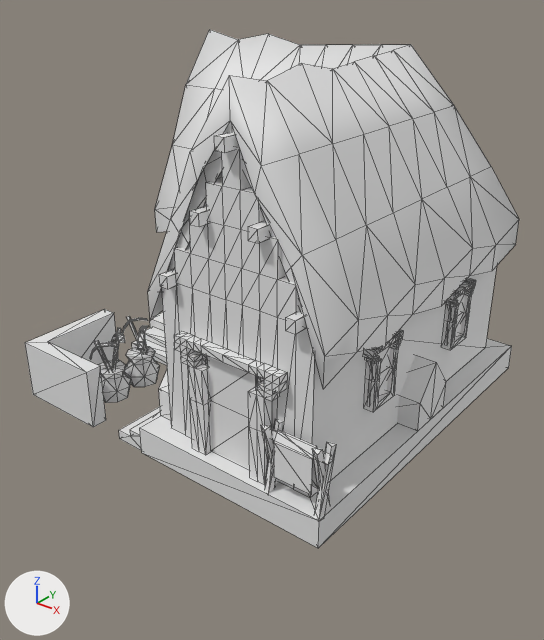
One commit to the COLLADA model art/meshes/structural/tiwanaku/storehouse.dae: the scene before it, then after it.
The view is the same before and after, from a 50 mm lens placed at (14.8, -18.4, 13.9), pointed at (0.6, -0.7, 2.9). The axes (+X, +Y, +Z) are drawn at lower left. The lights are the same throughout. Mesh edges are drawn as thin lines. Where no turn or scale is listed for an object, it has been applied to the vertices.

Before the edit, the objects in view are built like this:
```python
me_cubo_165 = bpy.data.meshes.new('Cubo.165')
me_cubo_165.from_pydata(...)  # 1744 vertices, 2668 faces; spans x -5.98..6.33, y -5.95..6.35, z -0.05..11.43
me_cubo_165.materials.append(mat_texturas_tiahuanaco)  # its picture is missing
ob_storehouse = bpy.data.objects.new('storehouse', me_cubo_165)
ob_storehouse.location = (0.0, 0.0, 0.0)
```
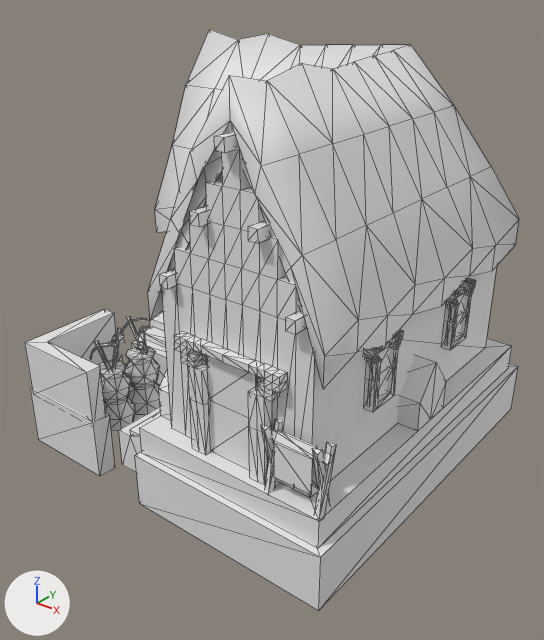
What the commit changed:
me_cubo_165 is used by ob_storehouse; location (0.0, 0.0, 0.0).
me_cubo_165 had 1744 vertices, 2668 faces and spanned x -5.98..6.33, y -5.95..6.35, z -0.05..11.43.
me_cubo_165 now has 1851 vertices, 2832 faces and spans x -6.13..6.54, y -6.15..6.58, z -1.88..11.43.
me_cubo_165 part 1: the loose piece of 33 vertices spanning x -4.38..-3.04, y -3.5..-2.15, z -0.02..1.09 is copied, and the copy is scaled about its middle by 1.14, then moved by (0.0, 0.0, -1.05); it spans x -4.47..-2.94, y -3.59..-2.06, z -1.15..0.12.
me_cubo_165 part 2: the loose piece of 33 vertices spanning x -4.37..-3.06, y -4.81..-3.51, z -0.02..1.09 is copied, and the copy is scaled about its middle by 1.14, then moved by (0.0, 0.0, -1.05); it spans x -4.46..-2.97, y -4.9..-3.41, z -1.15..0.12.
Part 3, on me_cubo_165:
4 faces are deleted.
7 vertices in x -5.76..-0.41, y -5.8..-0.35, z -0.05 move by (0.0, 0.0, -1.01).
1 vertex moves from x -1.01, y -3.08, z 0.29 to x -1.01, y -3.08, z -0.73.
12 vertices are added at x -6.13..6.54, y -6.15..6.58, z -1.88..-1.86.
6 new vertices lie (0.0, 0.0, 2.13) away from vertices in x -5.96..-2.5, y -6.0..-2.34, z -1.88.
6 new vertices lie (0.0, 0.0, 1.88) away from vertices in x -6.13..6.54, y -6.15..6.58, z -1.86.
32 new faces join them.

Pixel boxes (x1, y1, x2, y2) of what changed, in the pictures (544 x 640 px):
'storehouse', reshaped (12% taller): before (25, 29, 519, 548); after (25, 29, 519, 611)
part 1 of me_cubo_165, added: after (129, 374, 160, 415)
part 2 of me_cubo_165, added: after (104, 390, 135, 431)
part 3 of me_cubo_165, built on: before (119, 343, 167, 451); after (30, 343, 518, 611)
